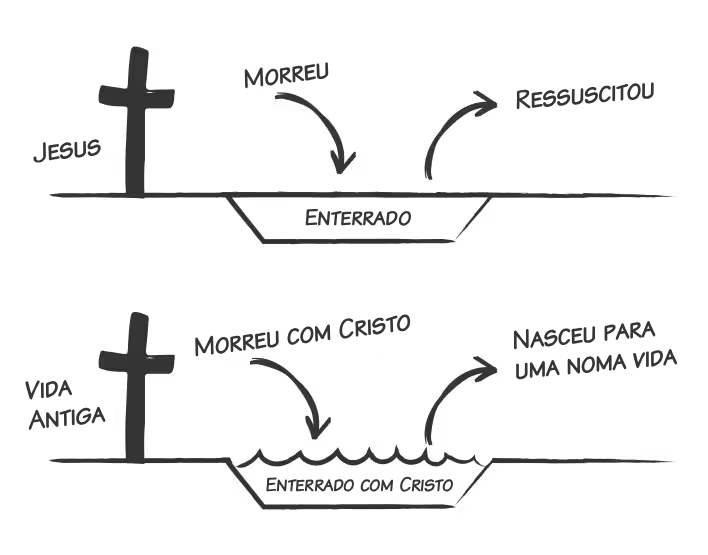
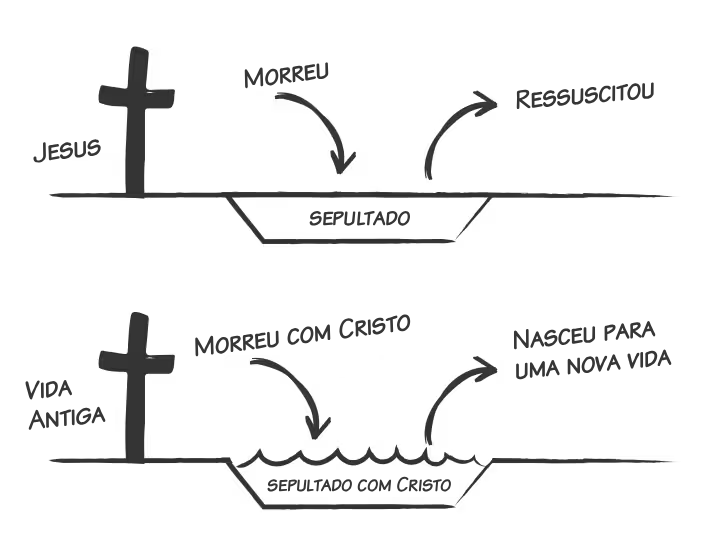
Layer changes from the first w=708, h=555 image to the second:
renamed "Enterrado" to "sepultado", painted on it over [305, 209, 411, 226]
renamed "Enterrado com Cristo" to "sepultado com Cristo", painted on it over [266, 476, 453, 492]
renamed "Nasceu para uma noma vida" to "Nasceu para uma nova vida", painted on it over [595, 349, 677, 372]
